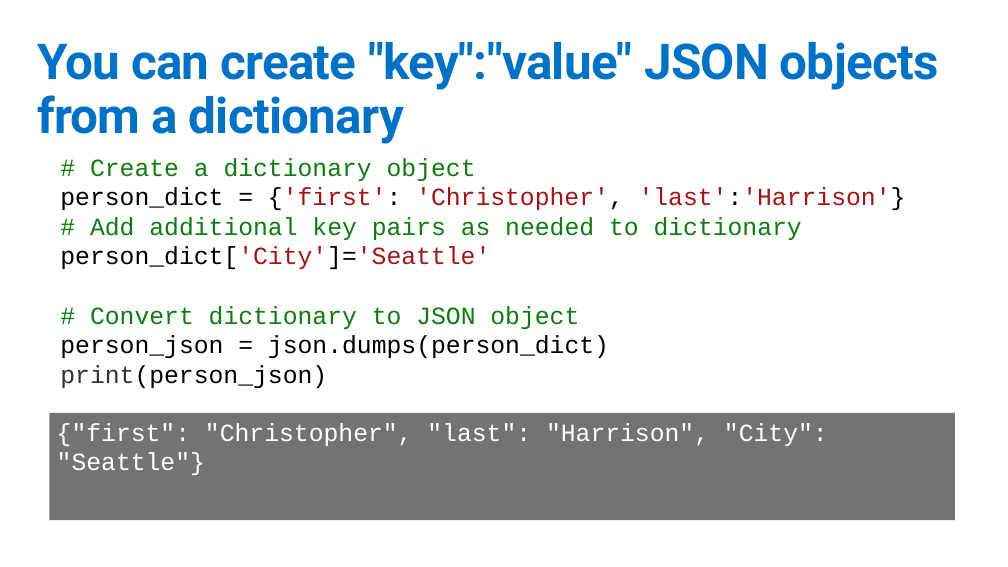
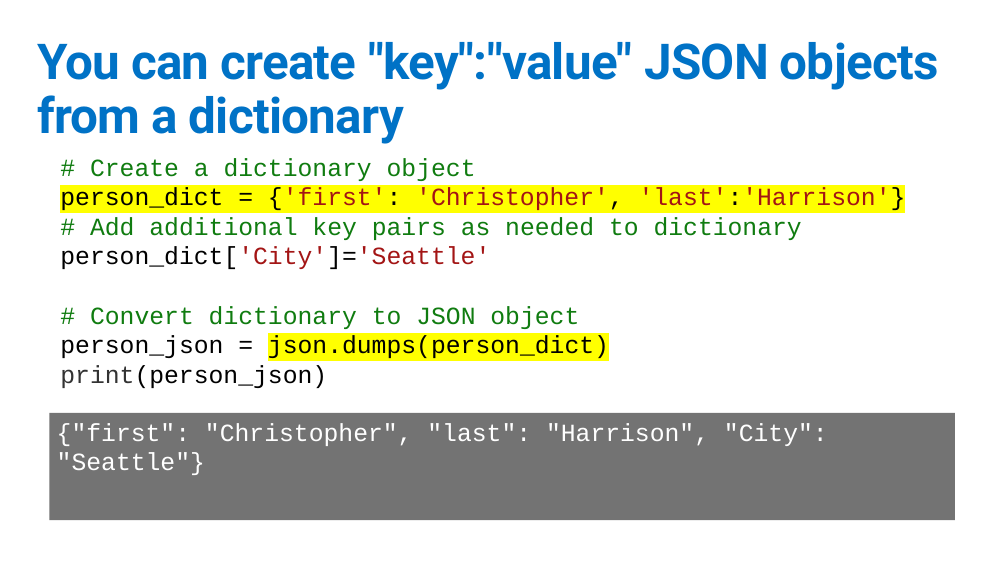
Before and after one commit to GeekTrainer/python-getting-started, a slide deck: slide 10 of Slides/17 - JSON.pptx (slide 9 before the commit). Drawn at 1008x567 pixels with LibreOffice and Linux fonts; fonts in the diff are those of the drawing. Boxes give left, top, right and bottom in pixels: in the first picture for what was removed or moved away, otherwise in the second. Text is boxed around its words. In the diff, an @@ line names an element or a change of style, - is before the commit and + after.

```diff
--- a/Slides/17 - JSON.pptx
+++ b/Slides/17 - JSON.pptx
@@ text at bbox=[60, 187, 906, 358]: highlight none to #FFFF00 in "person_dict = {'first': 'Christopher', 'last':'Harrison'}", "json.dumps(person_dict)" @@
```
Also in this commit, not shown: 8 other slides changed, 2 slides added, 9 other files.
